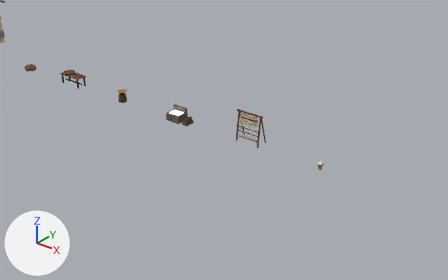
Before and after pictures for a commit that changed the glTF model assets/kit/kit_extra.glb.
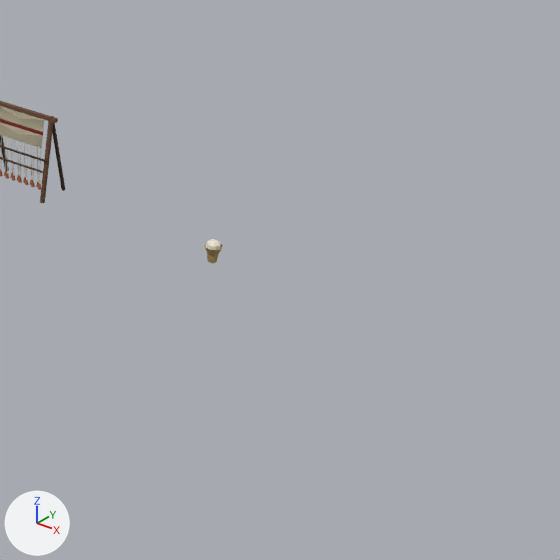
Each version is shown from a 50 mm camera at (114.6, -87.6, 16.8) aimed at (96.8, -65.3, 3.0), then close up on the part from 54% to 100% of the width and 26% to 100% of the height. The axes (+X, +Y, +Z) are drawn at lower left. The lights are the same throughout. The last two pictures show the newer version.

The scene before the commit, as lines of its bpy script (objects in view):
```python
me_loom = bpy.data.meshes.new('loom')
me_loom.from_pydata(...)  # 304 vertices, 396 faces; spans x -0.94..0.94, y -0.04..0.85, z -0.01..2.01
me_loom.materials.append(mat_kit)
ob_loom = bpy.data.objects.new('loom', me_loom)
ob_loom.location = (94.34, -60.0, 0.0)
```
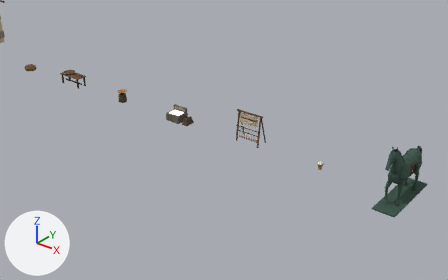
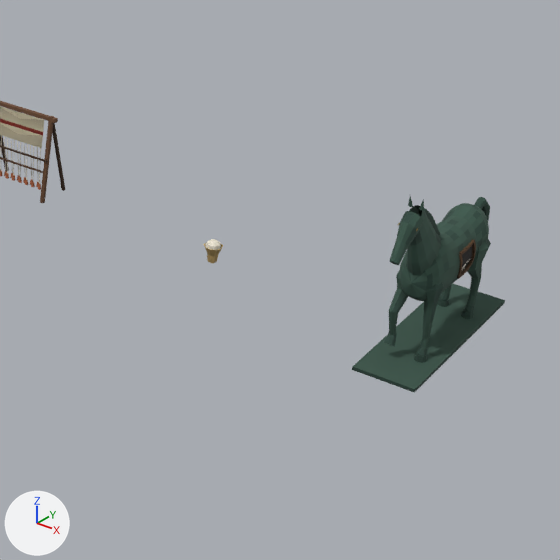
Location of each change, [x1, y1, x2, y2] in pixels of the close-ups (560 x 560 px):
'bronze_steed', added (green)
    after: [352, 196, 505, 393]

Diff of the bpy script that builds the scene:
```diff
--- a/assets/kit/kit_extra.glb.py
+++ b/assets/kit/kit_extra.glb.py
@@ me_bronze_steed @@
+me_bronze_steed.from_pydata(...)  # 1524 vertices, 2698 faces; spans x -0.62..0.62, y -2.32..2.1, z 0.0..3.61
+me_bronze_steed.materials.append(mat_kit)
@@ ob_bronze_steed @@
+ob_bronze_steed = bpy.data.objects.new('bronze_steed', me_bronze_steed)
+ob_bronze_steed.location = (104.33, -60.0, 0.0)
```
